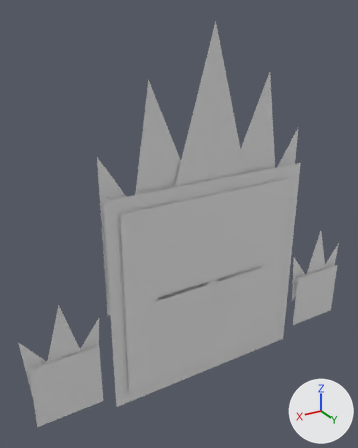
The FBX model Finger Guns/Assets/Art/Bosses/Elemental/Elemental_Fire.fbx: old version first, new version second.
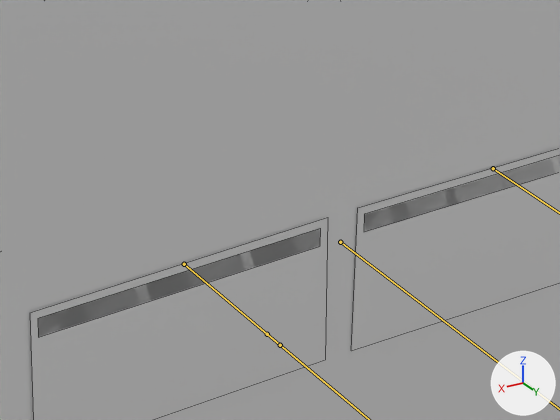
Each version is shown whole from a 50 mm lens placed at (2.48, 3.49, 2.47), pointed at (0.27, -0.19, 0.63), then close up on the part from 42% to 70% of the width and 54% to 71% of the height. The axes (+X, +Y, +Z) are drawn at lower right. The lights are the same throughout. Both versions are drawn at frame 1 of the action 'Rig_Elemental|Expression_Blase'; the numbers are the values there. The bones that bend it are drawn over the model as lines in the close-ups. The close-ups show mesh edges as thin lines.

The first close-up shows 'Elemental_Fire'.
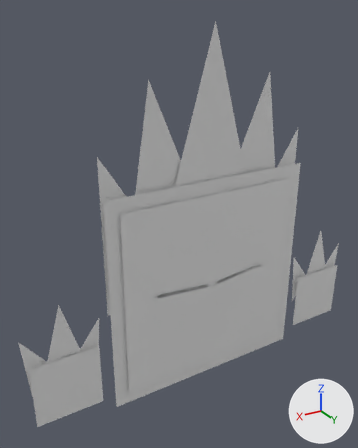
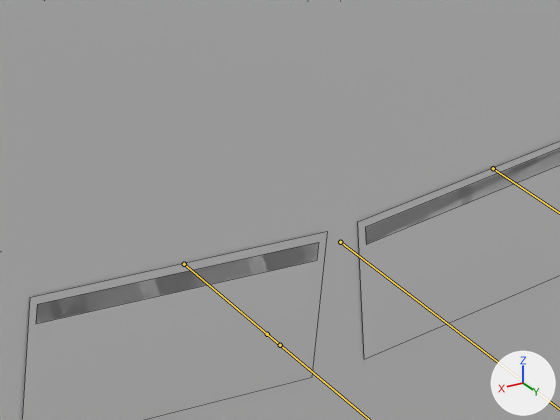
Location of each change, [x1, y1, x2, y2] in pixels of the close-ups (560 x 420 px):
'Elemental_Fire', posed
    both: [0, 0, 560, 420]

Edits to the bpy script that builds the scene:
```text
Change bone_eye_open_r:
    where bone_eye_open_r = bpy.data.objects['Rig_Elemental'].pose.bones['Eye_Open.R']  # child of 'Main Mover'
    bone_eye_open_r.rotation_quaternion: (0.999, 0.0, 0.048, 0.0) -> (1.0, 0.0, 0.0, 0.0)  # degrees (0, 6, 0) -> degrees (0, 0, 0)
Change bone_eyes_closed_r:
    where bone_eyes_closed_r = bpy.data.objects['Rig_Elemental'].pose.bones['Eyes_Closed.R']  # child of 'Main Mover'
    bone_eyes_closed_r.rotation_quaternion: (0.999, 0.0, 0.048, 0.0) -> (1.0, 0.0, 0.0, 0.0)  # degrees (0, 6, 0) -> degrees (0, 0, 0)
Change bone_eye_open_l:
    where bone_eye_open_l = bpy.data.objects['Rig_Elemental'].pose.bones['Eye_Open.L']  # child of 'Main Mover'
    bone_eye_open_l.rotation_quaternion: (0.999, 0.0, -0.048, 0.0) -> (1.0, 0.0, 0.0, 0.0)  # degrees (0, -6, 0) -> degrees (0, 0, 0)
Change bone_eyes_closed_l:
    where bone_eyes_closed_l = bpy.data.objects['Rig_Elemental'].pose.bones['Eyes_Closed.L']  # child of 'Main Mover'
    bone_eyes_closed_l.rotation_quaternion: (0.999, 0.0, -0.048, 0.0) -> (1.0, 0.0, 0.0, 0.0)  # degrees (0, -6, 0) -> degrees (0, 0, 0)
```
